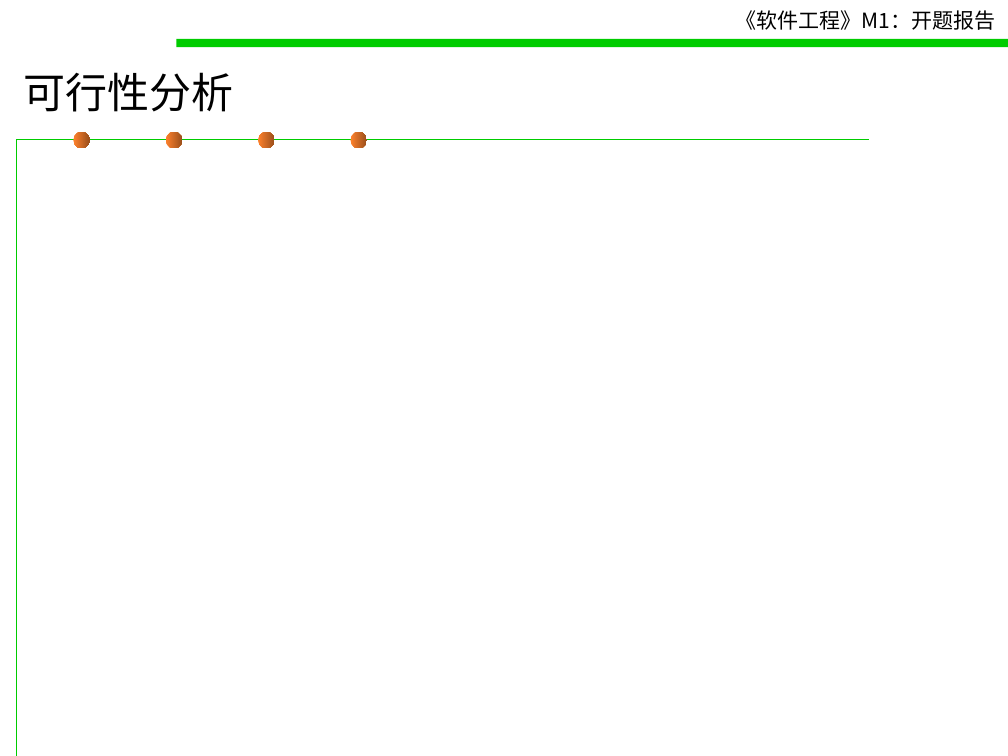
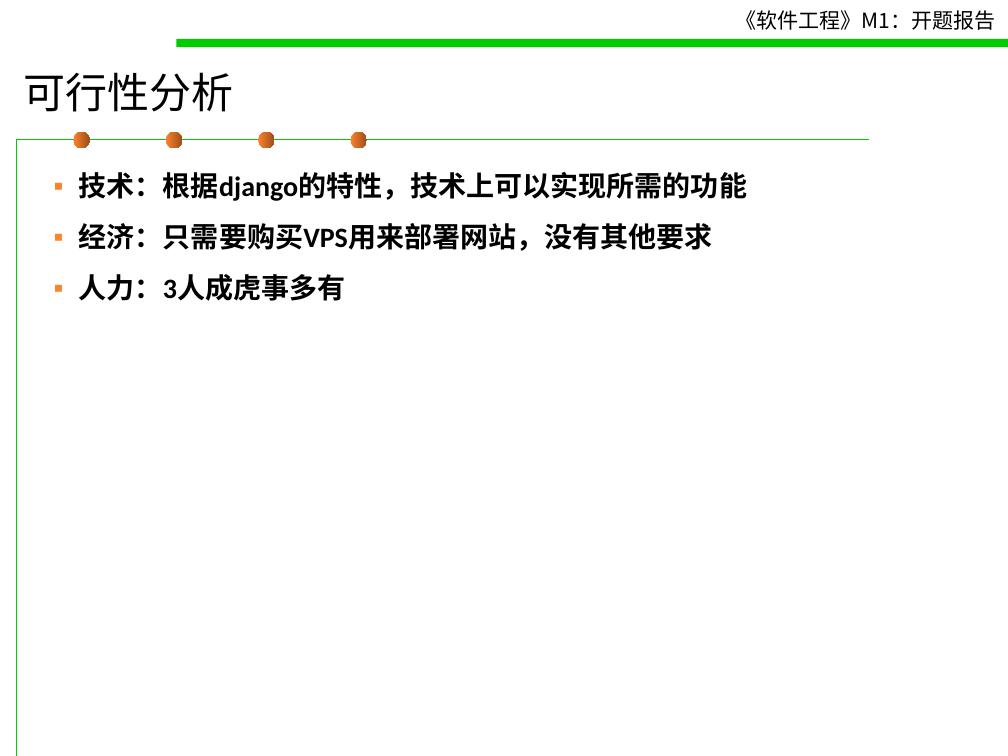
Before and after one commit to October-66/Traveler-Pal, a slide deck: slide 12 of doc/M1 - 开题报告.ppt. Drawn at 1008x756 pixels with LibreOffice and Linux fonts; fonts in the diff are those of the drawing. Boxes give left, top, right and bottom in pixels: in the first picture for what was removed or moved away, otherwise in the second. Text is boxed around its words. In the diff, an @@ line names an element or a change of style, - is before the commit and + after.

```diff
--- a/doc/M1 - 开题报告.ppt
+++ b/doc/M1 - 开题报告.ppt
@@ text added at (79, 172, 747, 301), 20 pt, text #000000, bold @@
+▪ 技术：根据django的特性，技术上可以实现所需的功能
+▪ 经济：只需要购买VPS用来部署网站，没有其他要求
+▪ 人力：3人成虎事多有
```
Also in this commit, not shown: 7 other slides changed, 1 slide added, 1 slide removed.
